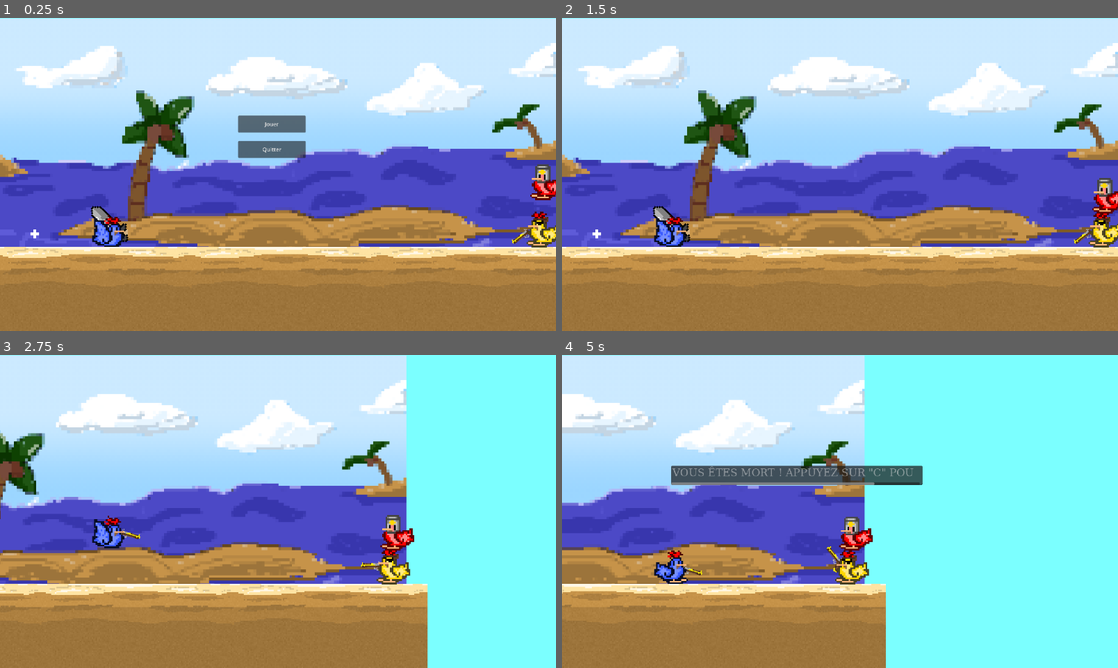
Above: before the commit, frames 1-4 (two rows, left to right).
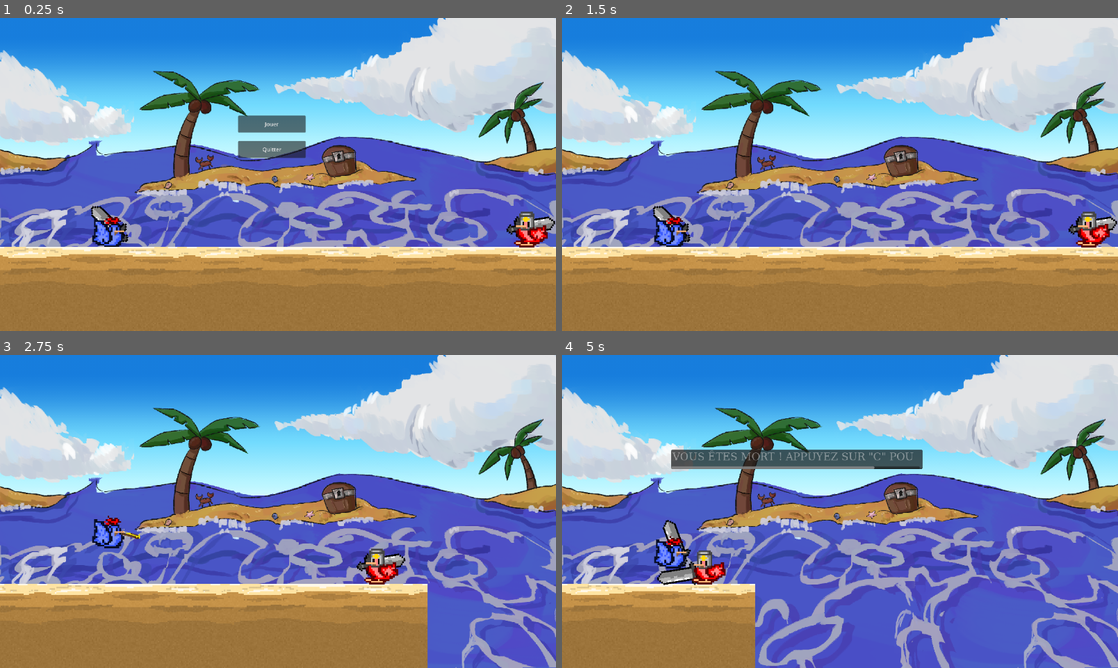
Above: after the commit, the same moments.

Repository: gameking773/FightOrFlightGameJamV
Game: Godot game, scene res://scene/game.tscn
Two runs of this game, one before a commit and one after it. Both use one fixed random seed, a clock stepped at 60 frames per second and the inputs below.
Inputs:
- Up to frame 1 (0.25 s): no input
- Up to frame 2 (1.5 s): click "Jouer" at 0.5 s; tap W (attack) at 1.35 s
- Up to frame 3 (2.75 s): tap Space (jump) at 1.52, 2.27 s; tap E (switch_weapon) at 2.1 s
- Up to frame 4 (5 s): tap W (attack) at 2.85, 4.35 s; tap E (switch_weapon) at 3.6 s; tap Space (jump) at 3.77, 4.52 s

The runs differ from the first frame. In frame 1, 59% of the frame differs, in the area x 0-100%, y 0-74%; in frame 2, 60%; in frame 3, 71%; in frame 4, 87%, in the area x 0-100%, y 0-100%.

Commit message:
Ajout du nouveau knight

Diff:
--- a/scene/bullet.tscn
+++ b/scene/bullet.tscn
@@ -16,3 +16,5 @@
 
 [node name="MeshInstance2D" type="MeshInstance2D" parent="."]
 mesh = SubResource("BoxMesh_8y6cs")
+
+[connection signal="area_entered" from="." to="." method="_on_area_entered"]
--- a/scene/bullet_enemy.tscn
+++ b/scene/bullet_enemy.tscn
@@ -1,6 +1,6 @@
 [gd_scene load_steps=4 format=3 uid="uid://bpxb7uvf7nhu4"]
 
-[ext_resource type="Script" path="res://bullet_enemy.gd" id="1_wfxy5"]
+[ext_resource type="Script" path="res://script/bullet_enemy.gd" id="1_wfxy5"]
 
 [sub_resource type="RectangleShape2D" id="RectangleShape2D_o0rrv"]
 size = Vector2(26, 6)
--- a/scene/game.tscn
+++ b/scene/game.tscn
@@ -1,35 +1,29 @@
-[gd_scene load_steps=10 format=3 uid="uid://datk1v2jxeav2"]
+[gd_scene load_steps=9 format=3 uid="uid://datk1v2jxeav2"]
 
 [ext_resource type="Script" path="res://script/background_handler.gd" id="1_2f10g"]
 [ext_resource type="PackedScene" uid="uid://tjb08rwsg7id" path="res://scene/player.tscn" id="1_2wj1x"]
-[ext_resource type="Texture2D" uid="uid://m60ot8e40xlu" path="res://background1.png" id="2_6n6xe"]
+[ext_resource type="Texture2D" uid="uid://bpkhsoto0kixj" path="res://texture/Illustration4.png" id="2_qww8g"]
 [ext_resource type="PackedScene" uid="uid://bgy231yb0qrh3" path="res://scene/main_menu.tscn" id="3_0gnls"]
 [ext_resource type="PackedScene" uid="uid://c6oq4v6nvex38" path="res://scene/sand_parcelle.tscn" id="4_b8d8e"]
 [ext_resource type="Script" path="res://script/terrain_gen.gd" id="4_ukmbk"]
-[ext_resource type="PackedScene" uid="uid://iuwkaoutwnvs" path="res://scene/pirate.tscn" id="7_83ha2"]
 [ext_resource type="PackedScene" uid="uid://bqkfee7tir1ia" path="res://scene/knight.tscn" id="8_lsm7x"]
 
-[sub_resource type="BoxMesh" id="BoxMesh_f2l7w"]
+[sub_resource type="RectangleShape2D" id="RectangleShape2D_lshpn"]
+size = Vector2(8.10668, 21.5175)
 
 [node name="game" type="Node2D"]
 
 [node name="scrollHandler" type="Node2D" parent="."]
 script = ExtResource("1_2f10g")
 
-[node name="background" type="MeshInstance2D" parent="scrollHandler"]
-modulate = Color(0.482353, 1, 1, 1)
-position = Vector2(500, -100)
-scale = Vector2(1646, 926)
-mesh = SubResource("BoxMesh_f2l7w")
-
-[node name="Background1" type="Sprite2D" parent="scrollHandler"]
-position = Vector2(500, -150.5)
-scale = Vector2(8.23, 8.23)
-texture = ExtResource("2_6n6xe")
-
 [node name="Camera2D" type="Camera2D" parent="scrollHandler"]
 position = Vector2(500, -100)
 zoom = Vector2(0.7, 0.7)
+
+[node name="Illustration4" type="Sprite2D" parent="scrollHandler"]
+position = Vector2(499.833, -100.219)
+scale = Vector2(0.857465, 0.857465)
+texture = ExtResource("2_qww8g")
 
 [node name="player" parent="." instance=ExtResource("1_2wj1x")]
 position = Vector2(0, 65)
@@ -47,10 +41,14 @@
 [node name="sand_parcelle_base2" parent="terrain" instance=ExtResource("4_b8d8e")]
 position = Vector2(1100, 265)
 
-[node name="pirate" parent="." instance=ExtResource("7_83ha2")]
-position = Vector2(1280, 68)
+[node name="knight" parent="." instance=ExtResource("8_lsm7x")]
+position = Vector2(1244, 59)
 
-[node name="knight" parent="." instance=ExtResource("8_lsm7x")]
-position = Vector2(1292, -104)
+[node name="plrhitbox_sword" type="Area2D" parent="."]
+visible = false
+
+[node name="CollisionShape2D" type="CollisionShape2D" parent="plrhitbox_sword"]
+position = Vector2(0.00804377, -3.85602)
+shape = SubResource("RectangleShape2D_lshpn")
 
 [connection signal="playispressed" from="main_menu" to="player" method="_on_main_menu_playispressed"]
--- a/scene/knight.tscn
+++ b/scene/knight.tscn
@@ -1,12 +1,16 @@
-[gd_scene load_steps=14 format=3 uid="uid://bqkfee7tir1ia"]
+[gd_scene load_steps=19 format=3 uid="uid://bqkfee7tir1ia"]
 
 [ext_resource type="Script" path="res://script/knight.gd" id="1_3gje1"]
 [ext_resource type="Texture2D" uid="uid://xxdsr4ljhk8u" path="res://texture/chick_knight_spritesheeta.png" id="1_f3pnh"]
-[ext_resource type="Shader" path="res://scene/deathShader.gdshader" id="2_bbsqk"]
+[ext_resource type="Shader" path="res://script/deathShader.gdshader" id="2_bbsqk"]
 [ext_resource type="PackedScene" uid="uid://dff75fhb8h2mx" path="res://scene/kill.tscn" id="3_8g7tu"]
+[ext_resource type="Texture2D" uid="uid://bvq3qjmcubupm" path="res://texture/swordSprite.png" id="3_n3kwy"]
 
 [sub_resource type="RectangleShape2D" id="RectangleShape2D_3jcqp"]
 size = Vector2(100, 100)
+
+[sub_resource type="RectangleShape2D" id="RectangleShape2D_qbet7"]
+size = Vector2(8.10668, 21.5175)
 
 [sub_resource type="ShaderMaterial" id="ShaderMaterial_sgso6"]
 shader = ExtResource("2_bbsqk")
@@ -58,11 +62,86 @@
 [sub_resource type="RectangleShape2D" id="RectangleShape2D_1b061"]
 size = Vector2(100, 100)
 
+[sub_resource type="Animation" id="Animation_sdro3"]
+length = 0.001
+tracks/0/type = "value"
+tracks/0/imported = false
+tracks/0/enabled = true
+tracks/0/path = NodePath("../sword:position")
+tracks/0/interp = 1
+tracks/0/loop_wrap = true
+tracks/0/keys = {
+"times": PackedFloat32Array(0),
+"transitions": PackedFloat32Array(1),
+"update": 0,
+"values": [Vector2(4.42, -11.82)]
+}
+tracks/1/type = "value"
+tracks/1/imported = false
+tracks/1/enabled = true
+tracks/1/path = NodePath("../sword:rotation")
+tracks/1/interp = 1
+tracks/1/loop_wrap = true
+tracks/1/keys = {
+"times": PackedFloat32Array(0),
+"transitions": PackedFloat32Array(1),
+"update": 0,
+"values": [1.41023]
+}
+
+[sub_resource type="Animation" id="Animation_8hbj7"]
+resource_name = "sword_slash"
+tracks/0/type = "value"
+tracks/0/imported = false
+tracks/0/enabled = true
+tracks/0/path = NodePath("../sword:position")
+tracks/0/interp = 1
+tracks/0/loop_wrap = true
+tracks/0/keys = {
+"times": PackedFloat32Array(0, 0.0666667, 0.166667),
+"transitions": PackedFloat32Array(1, 1, 1),
+"update": 0,
+"values": [Vector2(4.42, -11.82), Vector2(-63, -48.845), Vector2(-76.255, 23.31)]
+}
+tracks/1/type = "value"
+tracks/1/imported = false
+tracks/1/enabled = true
+tracks/1/path = NodePath("../sword:rotation")
+tracks/1/interp = 1
+tracks/1/loop_wrap = true
+tracks/1/keys = {
+"times": PackedFloat32Array(0, 0.0666667, 0.166667),
+"transitions": PackedFloat32Array(1, 1, 1),
+"update": 0,
+"values": [1.41023, -0.534071, -1.73137]
+}
+
+[sub_resource type="AnimationLibrary" id="AnimationLibrary_rwhoc"]
+_data = {
+"RESET": SubResource("Animation_sdro3"),
+"sword_slash": SubResource("Animation_8hbj7")
+}
+
 [node name="knight" type="CharacterBody2D"]
 script = ExtResource("1_3gje1")
 
+[node name="death" parent="." instance=ExtResource("3_8g7tu")]
+
 [node name="collisionbox" type="CollisionShape2D" parent="."]
 shape = SubResource("RectangleShape2D_3jcqp")
+
+[node name="sword" type="Sprite2D" parent="."]
+position = Vector2(4.42, -11.82)
+rotation = 1.41023
+scale = Vector2(5, 5)
+texture = ExtResource("3_n3kwy")
+
+[node name="enemyhitbox_sword" type="Area2D" parent="sword"]
+visible = false
+
+[node name="CollisionShape2D" type="CollisionShape2D" parent="sword/enemyhitbox_sword"]
+position = Vector2(0.00804377, -3.85602)
+shape = SubResource("RectangleShape2D_qbet7")
 
 [node name="animatedSprite" type="AnimatedSprite2D" parent="."]
 material = SubResource("ShaderMaterial_sgso6")
@@ -72,11 +151,15 @@
 animation = &"idle"
 autoplay = "idle"
 
-[node name="death" parent="." instance=ExtResource("3_8g7tu")]
-
 [node name="area" type="Area2D" parent="."]
 
 [node name="hurtbox" type="CollisionShape2D" parent="area"]
 shape = SubResource("RectangleShape2D_1b061")
 
+[node name="AnimationPlayer" type="AnimationPlayer" parent="."]
+root_node = NodePath("../death")
+libraries = {
+"": SubResource("AnimationLibrary_rwhoc")
+}
+
 [connection signal="area_entered" from="area" to="." method="_on_hurtbox_trigger"]
--- a/scene/pirate.tscn
+++ b/scene/pirate.tscn
@@ -2,7 +2,7 @@
 
 [ext_resource type="Script" path="res://script/pirate.gd" id="1_dfgyr"]
 [ext_resource type="Texture2D" uid="uid://dwqe54dq8xmym" path="res://texture/chick_pirate_spritesheeta.png" id="1_ntwx3"]
-[ext_resource type="Shader" path="res://scene/deathShader.gdshader" id="1_v5q25"]
+[ext_resource type="Shader" path="res://script/deathShader.gdshader" id="1_v5q25"]
 [ext_resource type="Texture2D" uid="uid://dvmwworhtfv1q" path="res://texture/flintlockSprite.png" id="2_nvmge"]
 [ext_resource type="AudioStream" uid="uid://c7cfh1iajvur3" path="res://assets/kill.wav" id="3_7j73x"]
 
--- a/scene/player.tscn
+++ b/scene/player.tscn
@@ -64,6 +64,7 @@
 
 [sub_resource type="Animation" id="Animation_6771a"]
 resource_name = "gunAtk"
+length = 0.6667
 tracks/0/type = "value"
 tracks/0/imported = false
 tracks/0/enabled = true
@@ -106,6 +107,7 @@
 
 [sub_resource type="Animation" id="Animation_qou4m"]
 resource_name = "sword"
+length = 0.6667
 tracks/0/type = "value"
 tracks/0/imported = false
 tracks/0/enabled = true
@@ -513,7 +515,6 @@
 }
 
 [node name="sword" type="Sprite2D" parent="character"]
-visible = false
 position = Vector2(1.3, -18)
 rotation = -0.802851
 scale = Vector2(5, 5)
@@ -527,6 +528,7 @@
 shape = SubResource("RectangleShape2D_hyfhe")
 
 [node name="gun" type="Sprite2D" parent="character"]
+visible = false
 position = Vector2(53, 18)
 rotation = 0.279253
 scale = Vector2(3, 3)
--- a/script/background_handler.gd
+++ b/script/background_handler.gd
@@ -4,5 +4,5 @@
 
 func _physics_process(_delta: float) -> void:
 	if player.isMoving:
-		$background.position.x = player.position.x + 506
+		$Illustration4.position.x = player.position.x + 506
 		$Camera2D.position.x = player.position.x + 506
--- a/script/bullet.gd
+++ b/script/bullet.gd
@@ -4,3 +4,7 @@
 
 func _process(_delta: float) -> void:
 	position.x += speed
+
+func _on_area_entered(area: Area2D) -> void:
+	if area.name == "enemyhitbox_sword":
+		queue_free()
--- a/script/knight.gd
+++ b/script/knight.gd
@@ -3,6 +3,7 @@
 @onready var sprite: AnimatedSprite2D = $animatedSprite
 
 var isDead = false
+var didSlash = false
 
 func _physics_process(delta: float) -> void:
 	# Add the gravity.
@@ -15,9 +16,11 @@
 func _on_hurtbox_trigger(objectHit: Area2D) -> void:
 	var objectNature = objectHit.name
 
-	if objectNature == "bullet":
+	if objectNature == "bullet" and not didSlash:
+		didSlash = true
+		$AnimationPlayer.play("sword_slash")
+	elif objectNature == "bullet" and didSlash:
 		$death.play()
-		$collisionbox.queue_free()
 		isDead = true
 		sprite.pause()
 		sprite.material.set_shader_parameter("isdead", true)
--- a/script/player.gd
+++ b/script/player.gd
@@ -69,7 +69,7 @@
 func _on_hurtbox_trigger(objectHit: Area2D) -> void:
 	var objectNature = objectHit.name
 
-	if objectNature == "hitbox" or objectNature == "bullet_enemy":
+	if objectNature == "hitbox" or objectNature == "bullet_enemy" or objectNature == "enemyhitbox_sword":
 		gameover()
 
 func _on_animation_started(anim_name: StringName) -> void:
Binary file removed: background1.png
Renamed: bullet_enemy.gd -> script/bullet_enemy.gd
Renamed: scene/deathShader.gdshader -> script/deathShader.gdshader
Binary file added: texture/Illustration4.png
Not shown, changed: texture/Illustration4.png.import
